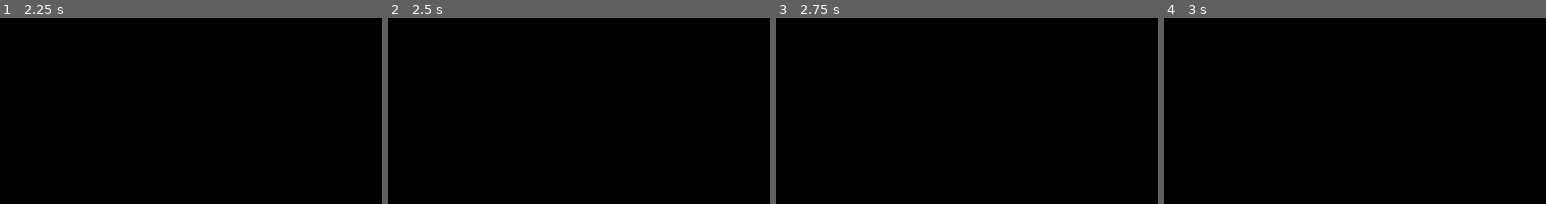
Above: before the commit, frames 1-4 (left to right).
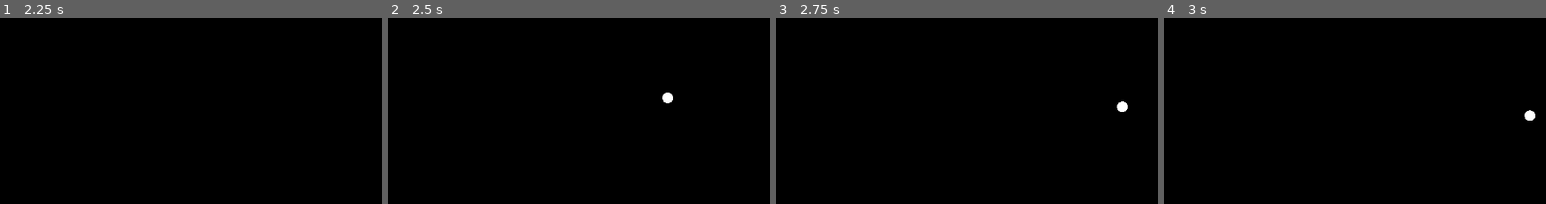
Above: after the commit, the same moments.

Repository: Modailun/breakout-clone
Game: Godot game, scene res://scenes/level_1.tscn
Same seed, same stepped clock (60 frames per second), same inputs: the game is played once before the commit and once after it. This scene is started directly instead of the project's main scene. The engine's default icon, where the game draws it, is replaced by a stand-in: a white triangle on a blue panel in a dark square.
Inputs (mouse positions are % of the whole screen's width and height, from its top left):
- Up to frame 1 (2.25 s): click (2, 4) at 0.5 s; click (2, 4) at 1.25 s; click (2, 4) at 2 s
- Up to frame 2 (2.5 s): no input
- Up to frame 3 (2.75 s): no input
- Up to frame 4 (3 s): no input
The pictures show only the part of the screen within x 50-100%, y 3-53%; the shares and areas given below are measured in that part.

Frame 1 is identical in both runs. In frame 2, 0.1% of the frame differs, in the area x 71-75%, y 40-46%; in frame 3, 0.1%, in the area x 89-93%, y 44-51%; in frame 4, 0.1%.

Commit message:
Added game limits and ball and reorganized stuff

Diff:
--- /dev/null
+++ b/scenes/ball.tscn
@@ -0,0 +1,35 @@
+[gd_scene load_steps=6 format=3 uid="uid://b4ec2j6r04wra"]
+
+[ext_resource type="Script" uid="uid://3dvl8tvha41e" path="res://scripts/ball.gd" id="1_7s4qf"]
+[ext_resource type="AudioStream" uid="uid://kr2pg03k4jns" path="res://assets/sounds/impactGlass_heavy_003.ogg" id="2_cxlvu"]
+[ext_resource type="Texture2D" uid="uid://dt8vhfvhg2qww" path="res://assets/sprites/Sans titre.png" id="2_f7cbr"]
+
+[sub_resource type="PhysicsMaterial" id="PhysicsMaterial_7s4qf"]
+friction = 0.0
+rough = true
+bounce = 1.1
+
+[sub_resource type="CircleShape2D" id="CircleShape2D_7s4qf"]
+radius = 8.0
+
+[node name="Ball" type="RigidBody2D"]
+mass = 0.001
+physics_material_override = SubResource("PhysicsMaterial_7s4qf")
+gravity_scale = 0.0
+inertia = 1000.0
+contact_monitor = true
+linear_damp_mode = 1
+script = ExtResource("1_7s4qf")
+
+[node name="Sprite2D" type="Sprite2D" parent="."]
+position = Vector2(-1.1920929e-07, -1.1920929e-07)
+scale = Vector2(0.03836931, 0.03836931)
+texture = ExtResource("2_f7cbr")
+
+[node name="CollisionShape2D" type="CollisionShape2D" parent="."]
+shape = SubResource("CircleShape2D_7s4qf")
+
+[node name="AudioStreamPlayer2D" type="AudioStreamPlayer2D" parent="."]
+stream = ExtResource("2_cxlvu")
+
+[connection signal="body_entered" from="." to="." method="_on_body_entered"]
--- /dev/null
+++ b/scenes/fond.tscn
@@ -0,0 +1,5 @@
+[gd_scene format=3 uid="uid://bnyy22cuf50si"]
+
+[node name="Fond" type="Polygon2D"]
+color = Color(0, 0, 0, 1)
+polygon = PackedVector2Array(0, 0, 1152, 0, 1152, 648, 0, 648)
--- /dev/null
+++ b/scenes/game_limits.tscn
@@ -0,0 +1,21 @@
+[gd_scene load_steps=3 format=3 uid="uid://8grtefa8f74q"]
+
+[ext_resource type="PackedScene" uid="uid://c55ygok2gyyop" path="res://scenes/limit.tscn" id="1_v7u1d"]
+[ext_resource type="PackedScene" uid="uid://b7nfc8qy6471o" path="res://scenes/wall.tscn" id="2_yb3jd"]
+
+[node name="GameLimits" type="Node2D"]
+
+[node name="Limit" parent="." instance=ExtResource("1_v7u1d")]
+position = Vector2(600, 648)
+
+[node name="Wall" parent="." instance=ExtResource("2_yb3jd")]
+position = Vector2(0, 328)
+rotation = 1.5707964
+
+[node name="Wall2" parent="." instance=ExtResource("2_yb3jd")]
+position = Vector2(600, 0)
+rotation = 3.1415927
+
+[node name="Wall3" parent="." instance=ExtResource("2_yb3jd")]
+position = Vector2(1152, 328)
+rotation = -1.5707964
--- a/scenes/level_1.tscn
+++ b/scenes/level_1.tscn
@@ -1,13 +1,19 @@
-[gd_scene load_steps=3 format=3 uid="uid://ydj53odfj0he"]
+[gd_scene load_steps=6 format=3 uid="uid://ydj53odfj0he"]
 
 [ext_resource type="Script" uid="uid://ccgql36momwxu" path="res://scripts/level_1.gd" id="1_014kd"]
+[ext_resource type="PackedScene" uid="uid://bnyy22cuf50si" path="res://scenes/fond.tscn" id="2_5xbjy"]
 [ext_resource type="PackedScene" uid="uid://da02n1omopkkx" path="res://scenes/pause_ui.tscn" id="2_bswci"]
+[ext_resource type="PackedScene" uid="uid://8grtefa8f74q" path="res://scenes/game_limits.tscn" id="3_rus8k"]
+[ext_resource type="PackedScene" uid="uid://b4ec2j6r04wra" path="res://scenes/ball.tscn" id="5_4nkto"]
 
 [node name="Level 1" type="Node2D"]
 script = ExtResource("1_014kd")
 
-[node name="Polygon2D" type="Polygon2D" parent="."]
-color = Color(0, 0, 0, 1)
-polygon = PackedVector2Array(0, 0, 1152, 0, 1152, 648, 0, 648)
+[node name="Fond" parent="." instance=ExtResource("2_5xbjy")]
 
 [node name="Pause UI" parent="." instance=ExtResource("2_bswci")]
+
+[node name="GameLimits" parent="." instance=ExtResource("3_rus8k")]
+
+[node name="Ball" parent="." instance=ExtResource("5_4nkto")]
+position = Vector2(600, 576)
--- /dev/null
+++ b/scenes/limit.tscn
@@ -0,0 +1,13 @@
+[gd_scene load_steps=3 format=3 uid="uid://c55ygok2gyyop"]
+
+[ext_resource type="Script" uid="uid://dvjvbji7tqjff" path="res://scripts/limit.gd" id="1_8avs5"]
+
+[sub_resource type="WorldBoundaryShape2D" id="WorldBoundaryShape2D_jwjdv"]
+
+[node name="Limit" type="Area2D"]
+script = ExtResource("1_8avs5")
+
+[node name="CollisionShape2D" type="CollisionShape2D" parent="."]
+shape = SubResource("WorldBoundaryShape2D_jwjdv")
+
+[connection signal="body_entered" from="." to="." method="_on_body_entered"]
--- a/scenes/main_menu.tscn
+++ b/scenes/main_menu.tscn
@@ -1,6 +1,7 @@
-[gd_scene load_steps=2 format=3 uid="uid://cogv2yv4ovkqq"]
+[gd_scene load_steps=3 format=3 uid="uid://cogv2yv4ovkqq"]
 
 [ext_resource type="Script" uid="uid://5pgrwbq7mopt" path="res://scripts/main_menu.gd" id="1_l6cm7"]
+[ext_resource type="PackedScene" uid="uid://bnyy22cuf50si" path="res://scenes/fond.tscn" id="2_ekxnf"]
 
 [node name="MainMenu" type="MarginContainer"]
 anchors_preset = 15
@@ -14,9 +15,7 @@
 theme_override_constants/margin_bottom = 80
 script = ExtResource("1_l6cm7")
 
-[node name="Polygon2D" type="Polygon2D" parent="."]
-color = Color(0, 0, 0, 1)
-polygon = PackedVector2Array(0, 0, 1152, 0, 1152, 648, 0, 648)
+[node name="Fond" parent="." instance=ExtResource("2_ekxnf")]
 
 [node name="HBoxContainer" type="HBoxContainer" parent="."]
 layout_mode = 2
--- /dev/null
+++ b/scenes/wall.tscn
@@ -0,0 +1,8 @@
+[gd_scene load_steps=2 format=3 uid="uid://b7nfc8qy6471o"]
+
+[sub_resource type="WorldBoundaryShape2D" id="WorldBoundaryShape2D_uvhfp"]
+
+[node name="Wall" type="StaticBody2D"]
+
+[node name="CollisionShape2D" type="CollisionShape2D" parent="."]
+shape = SubResource("WorldBoundaryShape2D_uvhfp")
--- /dev/null
+++ b/scripts/ball.gd
@@ -0,0 +1,33 @@
+extends RigidBody2D
+
+var initial_velocity = Vector2(randi_range(-100,-1000), randi_range(-100,100))
+var speed = 400.0
+var should_reset = false
+var initial_position = Vector2(0, -8.0)
+
+@onready var audio_stream_player_2d: AudioStreamPlayer2D = $AudioStreamPlayer2D
+
+func _ready() -> void:
+	_reset_ball()
+	apply_central_impulse(initial_velocity.normalized() * speed)
+
+func _integrate_forces(state: PhysicsDirectBodyState2D) -> void:
+	state.linear_velocity = linear_velocity.normalized() * speed
+
+	if should_reset:
+		var next_transform = state.get_transform()
+		next_transform.origin = initial_position
+		state.set_transform(next_transform)
+		should_reset = false
+
+func _reset_ball():
+	print('reset ball')
+	speed = 400.0
+	print(speed)
+	should_reset = true
+
+
+
+func _on_body_entered(body: Node) -> void:
+	audio_stream_player_2d.play()
+	speed*=1.05
--- /dev/null
+++ b/scripts/limit.gd
@@ -0,0 +1,5 @@
+extends Area2D
+
+
+func _on_body_entered(body: Node2D) -> void:
+	print("Dead Ball", body)
Not shown, added: assets/sounds/impactGlass_heavy_003.ogg.import
Binary file added: assets/sprites/Sans titre.png
Not shown, added: assets/sprites/Sans titre.png.import
Not shown, added: scripts/ball.gd.uid
Not shown, added: scripts/limit.gd.uid
Not shown, added: assets/sounds/impactGlass_heavy_003.ogg
